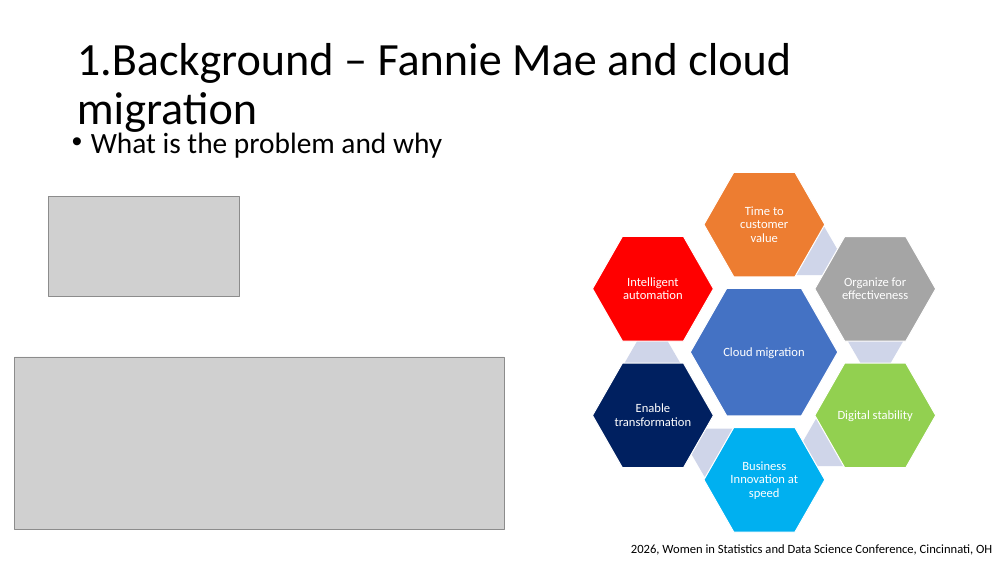
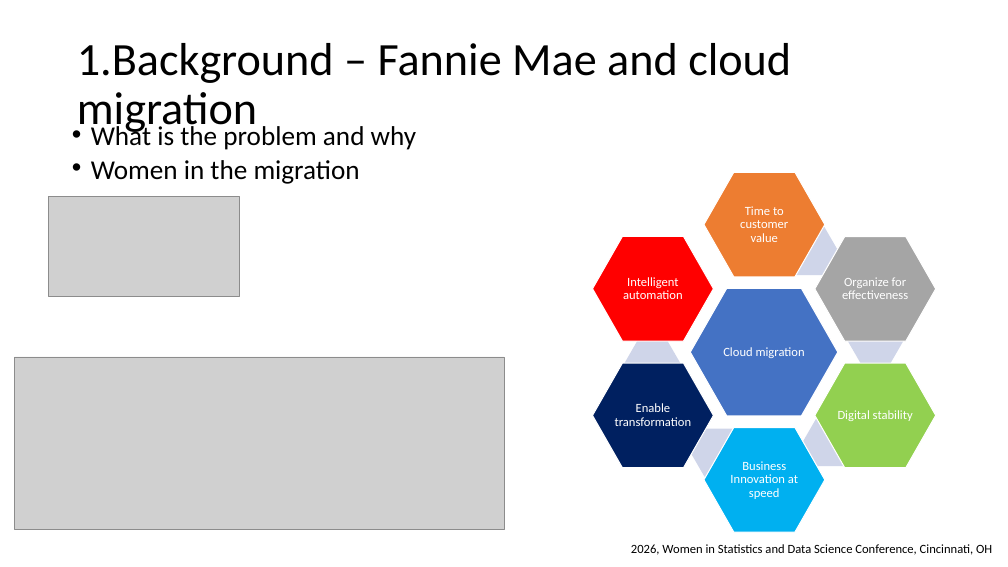
Before and after one commit to wx2123/WSDS-2026-OH, a slide deck: slide 3 of 2026 WSDS - Wujian Xue.pptx. Drawn at 1008x567 pixels with LibreOffice and Linux fonts; fonts in the diff are those of the drawing; grey boxes stand for pictures. Boxes give left, top, right and bottom in pixels: in the first picture for what was removed or moved away, otherwise in the second. Text is boxed around its words. In the diff, an @@ line names an element or a change of style, - is before the commit and + after.

```diff
--- a/2026 WSDS - Wujian Xue.pptx
+++ b/2026 WSDS - Wujian Xue.pptx
@@ text at [91, 123, 417, 150]: size 28 to 25.9 pt in "What is the problem and why"; line spacing 0.9 to 0.7 @@
@@ text at [91, 160, 360, 184]: paragraph added @@
+• Women in the migration
```
